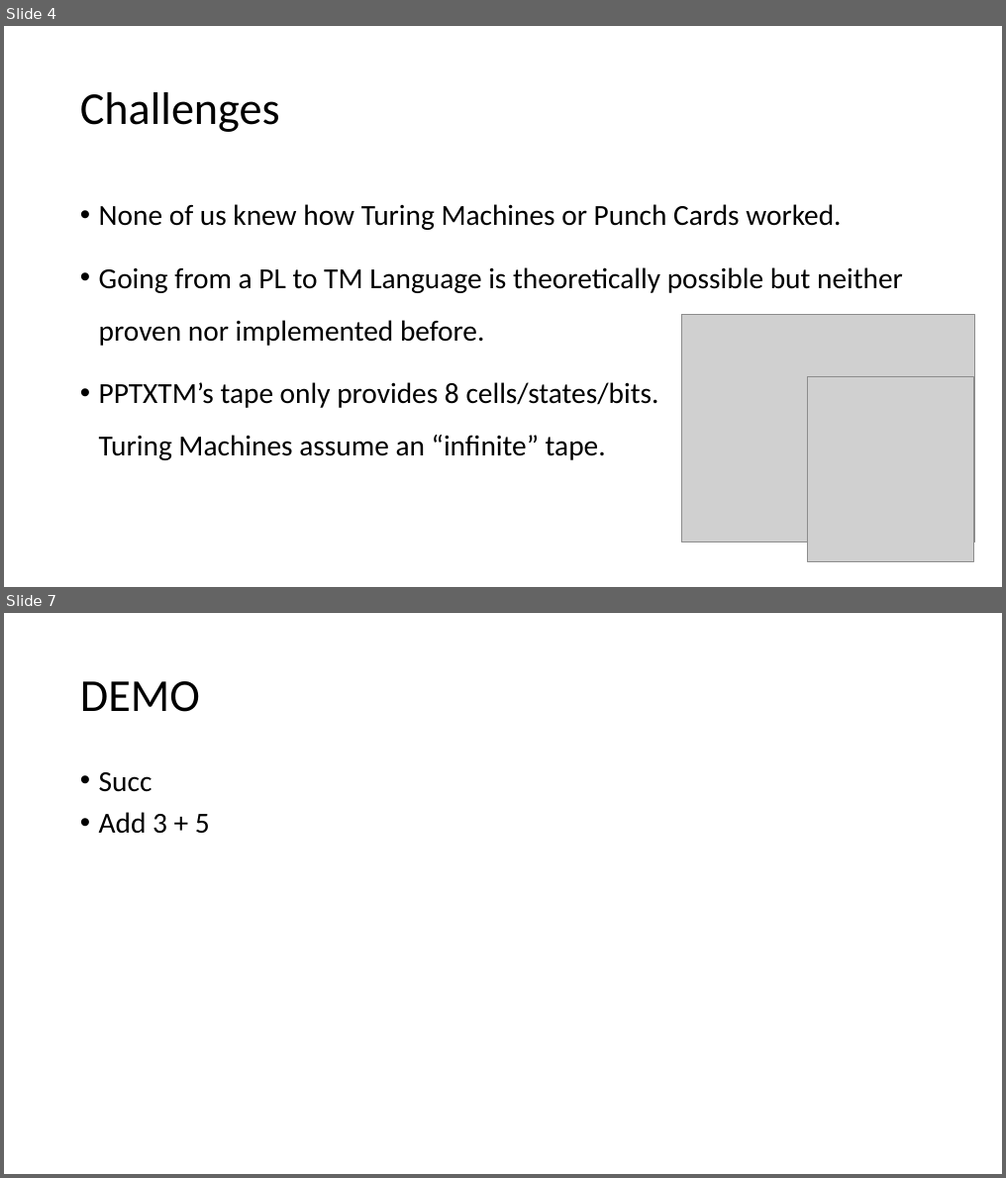
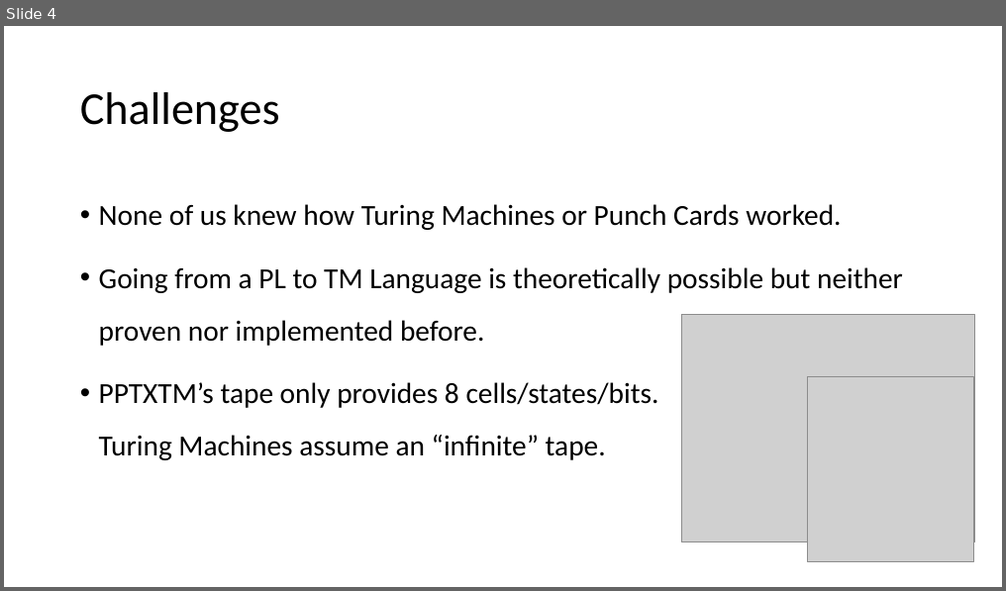
Before and after one commit to cdchoy/ppcc, a slide deck: presentation.pptx. Shown one above the other, each under a label of ours: slides 4 and 7 before the commit, slide 4 after it; the slides between them are not shown. The pictures are 1006x1178 and 1006x591 pixels, drawn with LibreOffice and Linux fonts; fonts in the diff are those of the drawing; grey boxes stand for pictures. Boxes give left, top, right and bottom in pixels: in the first picture for what was removed or moved away, otherwise in the second. Text is boxed around its words. In the diff, an @@ line names an element or a change of style, - is before the commit and + after.

```diff
--- a/presentation.pptx
+++ b/presentation.pptx
@@ slide 7 removed at (4, 613, 1002, 1174), background #FFFFFF @@
@@ title removed at (80, 681, 200, 712) @@
-DEMO
@@ text removed at (99, 772, 210, 834) @@
-• Succ
-• Add 3 + 5
```
Also in this commit, not shown: 5 slides changed, 4 slides added.
